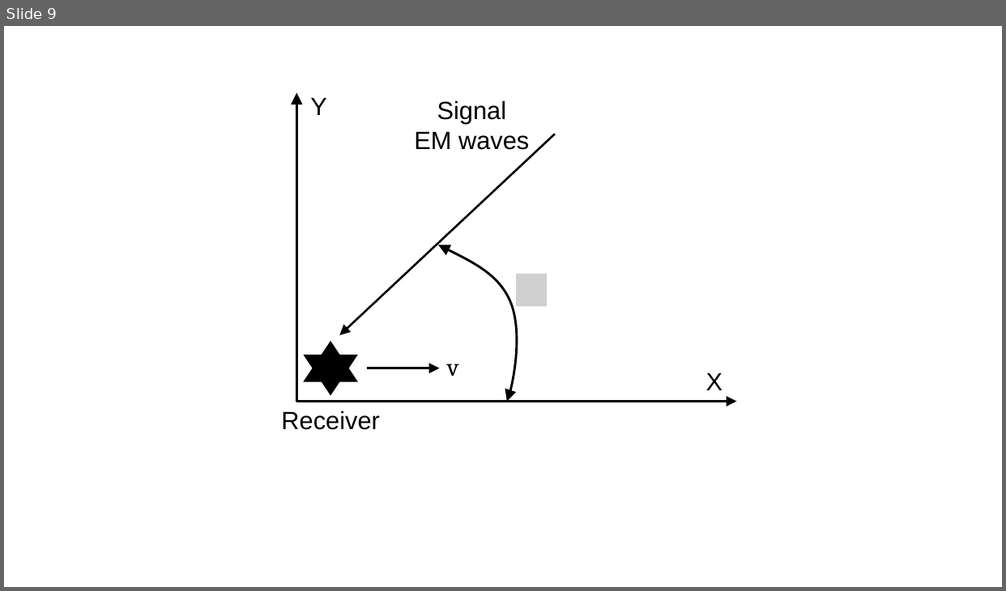
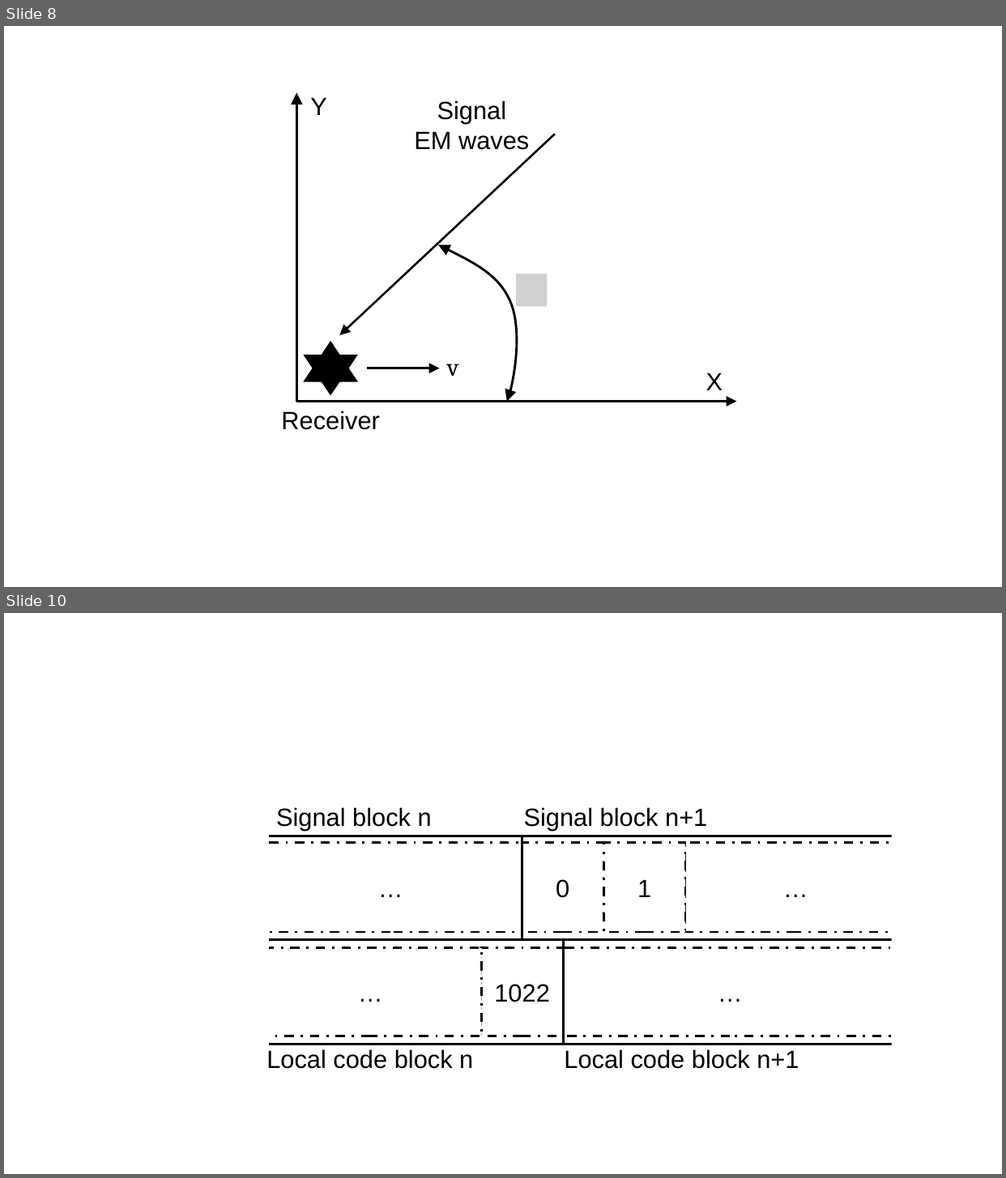
Before and after one commit to BenjiaH/MSc-Project, a slide deck: Final dissertation/_IMAGES/PPT2SVG/PPT2SVG.pptx. Shown one above the other, each under a label of ours: slide 9 before the commit, slides 8 and 10 after it; the slides between them are not shown. The pictures are 1006x591 and 1006x1178 pixels, drawn with LibreOffice and Linux fonts; fonts in the diff are those of the drawing; grey boxes stand for pictures. Boxes give left, top, right and bottom in pixels: in the first picture for what was removed or moved away, otherwise in the second. Text is boxed around its words. In the diff, an @@ line names an element or a change of style, - is before the commit and + after.

```diff
--- a/Final dissertation/_IMAGES/PPT2SVG/PPT2SVG.pptx
+++ b/Final dissertation/_IMAGES/PPT2SVG/PPT2SVG.pptx
@@ slide 10 added at [4, 613, 1002, 1174], background #FFFFFF @@
@@ group added at [249, 807, 912, 1069]: 13 rectangles, 4 texts @@
+…
+…
+…
+0
+1
+1022
+Signal block n+1
+Signal block n
+Local code block n
+Local code block n+1
+…
@@ what was slide 9 is now slide 8 @@
```
Also in this commit, not shown: 1 other slide added, 1 other file.
